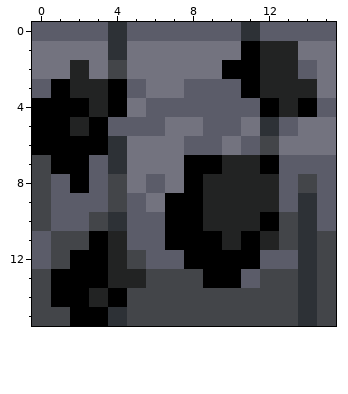
Edited in one commit: pixel-art file (Seokbinggo_Client/Assets/Art/Tiles/coal.aseprite). That is the earlier state.
16x16 pixels, 1 frame. Colours within 5 levels of each other are drawn and written as one.
After the commit:
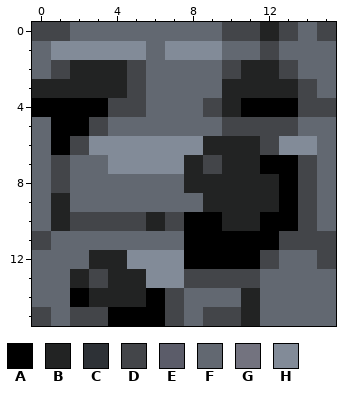
Palette (. is transparent): A #000000  B #222323  C #2d3136  D #434549  E #5b5c69  F #626871  G #73737f  H #828b98
Changes in this commit:
Changed rows in their new state; - is an unchanged pixel.
first column x 0:
 0 DDFFFFFFFFDDBDFD
 1 FHHHHHFHHHFFDFFF
 2 FD-BBDFFFFDB-DFF
 3 BB--BDFFFFBB--DF
 4 ---ADDFFFDBA-ADD
 5 F-ADFFFFFFDDDDFF
 6 F-DHHHHHHBBB-HHF
 7 FDFFHHHHBD---ADF
 8 FDFFFFFFB----A-F
 9 FBFFFFFFF----ADF
10 FBD-DDBD-A---ADF
11 DFFFFFFF--A-A-D-
12 FFFB-HHH----DFF-
13 FFBD--HH-DDDFFFF
14 FF--BBA-FFFBFFFF
15 -FDDAAA-F--BFFFF
Where, in picture pixels (left, top, right, bottom), the same in both pictures:
changed: (32, 22, 336, 326)
